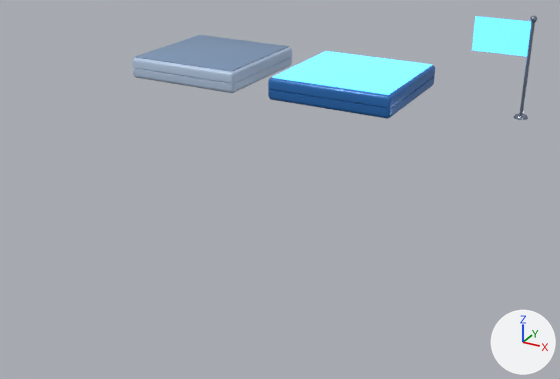
Two versions of the glTF model public/models/career.glb, one commit apart.
Before and after are seen from a 50 mm lens placed at (8.41, -12.59, 4.06), pointed at (1.4, 0.15, -2.32). The axes (+X, +Y, +Z) are drawn at lower right. The lights are the same throughout. The older version comes first. Where no turn or scale is listed for an object, it has been applied to the vertices.

Objects in the first picture: 'flagCloth', 'flagPole', 'slab', 'slabNow'.
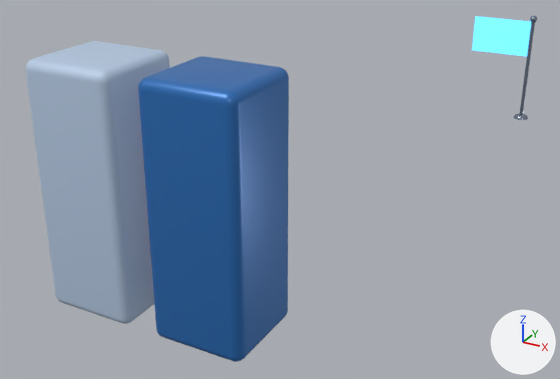
Boxes (x1, y1, x2, y2) around the edits, measured in the pictures (560 x 379 px):
'blockNow', added (blue)
    after: (138, 56, 289, 362)
'block', added (blue)
    after: (25, 41, 170, 324)
'slabNow', deleted
    before: (268, 51, 435, 118)
    faces in mat_glow (blue #5ab9fc, glowing blue #5bbbff): (272, 51, 432, 95)
    faces in mat_blue (blue #2a6fb8): (268, 65, 435, 118)
'slab', deleted (blue)
    before: (132, 35, 292, 93)
    faces in mat_clay (blue #b9cde6): (132, 47, 292, 93)
    faces in mat_clay2 (blue #7f98b8): (135, 35, 289, 72)

Patch to the scene script:
```diff
--- a/public/models/career.glb.py
+++ b/public/models/career.glb.py
@@ me_blocknow @@
+me_blocknow.from_pydata(...)  # 488 vertices, 972 faces; spans x -1.15..1.15, y -1.15..1.15, z -3.0..3.0
+me_blocknow.materials.append(mat_blue)  # blue #2a6fb8
@@ me_block @@
+me_block.from_pydata(...)  # 488 vertices, 972 faces; spans x -1.15..1.15, y -1.15..1.15, z -3.0..3.0
+me_block.materials.append(mat_clay)  # blue #b9cde6
@@ ob_slab @@
-ob_slab = bpy.data.objects.new('slab', me_slab)
-ob_slab.location = (0.0, 0.0, 0.21)
@@ ob_slabnow @@
-ob_slabnow = bpy.data.objects.new('slabNow', me_slabnow)
-ob_slabnow.location = (3.0, 0.0, 0.21)
@@ ob_blocknow @@
+ob_blocknow = bpy.data.objects.new('blockNow', me_blocknow)
+ob_blocknow.location = (0.0, 0.0, -3.0)
@@ ob_block @@
+ob_block = bpy.data.objects.new('block', me_block)
+ob_block.location = (-3.0, 0.0, -3.0)
```
